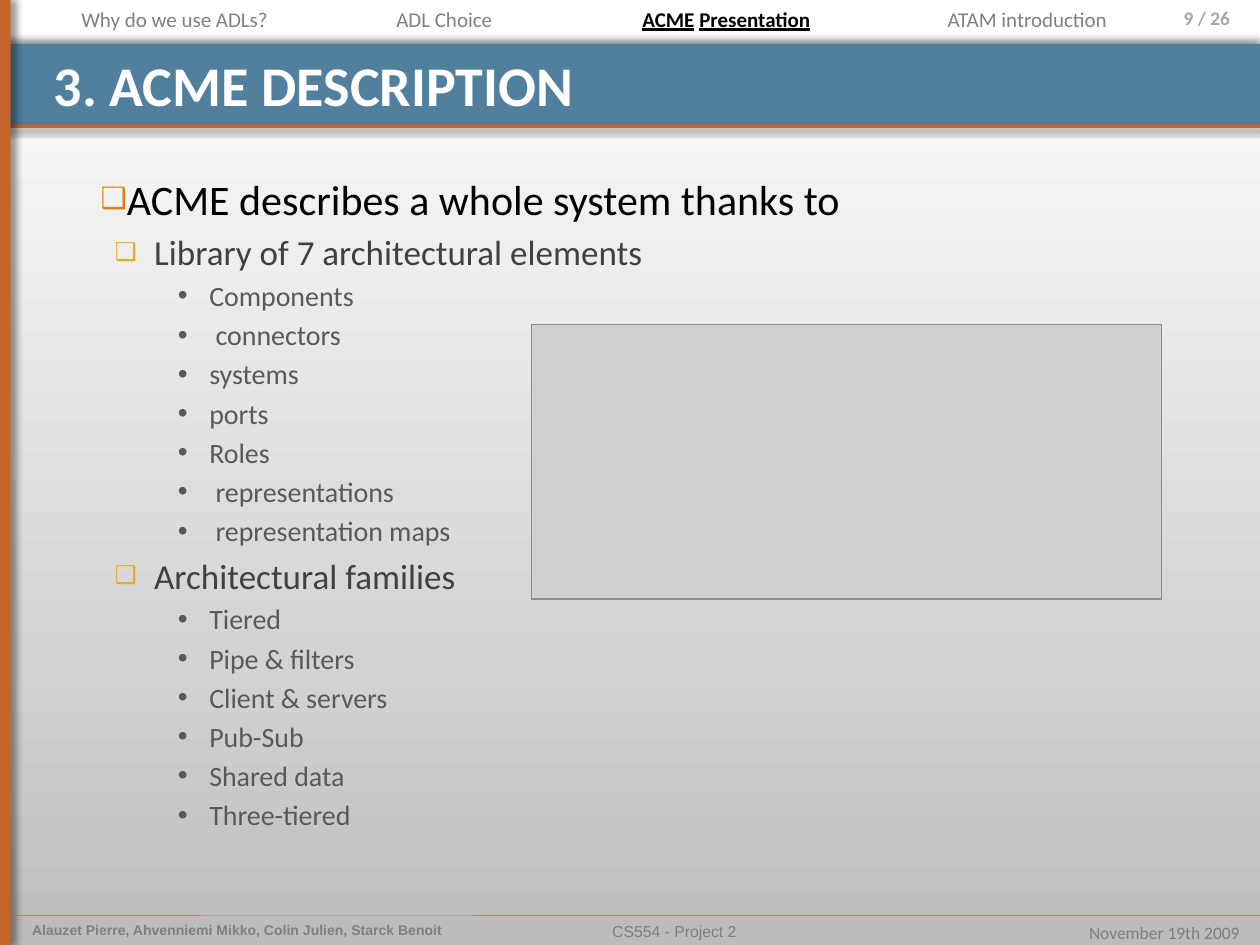
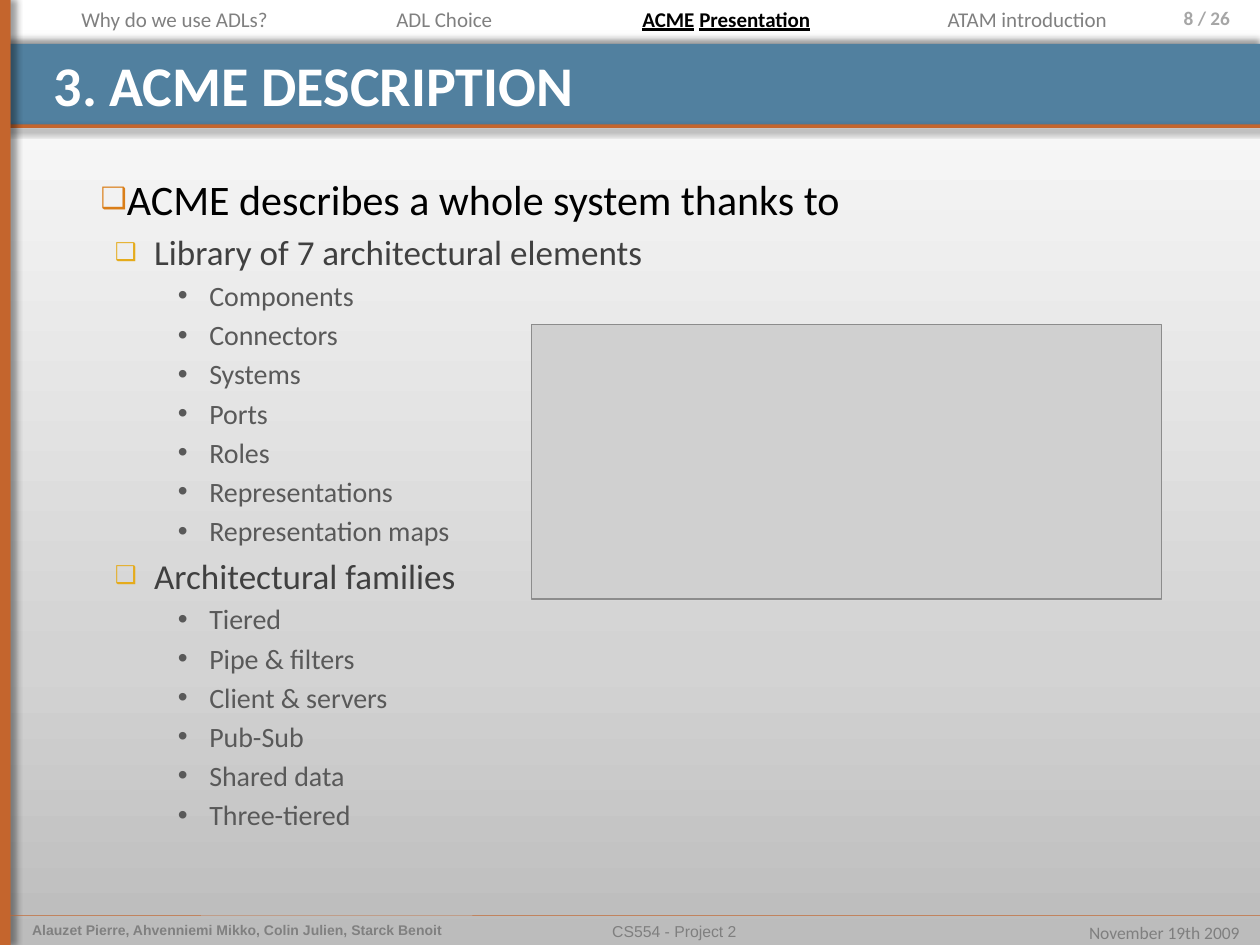
Before and after one commit to pierrealauzet/euroteam, a slide deck: slide 8 of Project 2/Part2/CS554_EuroTeam_Project2_OP5.pptx (slide 9 before the commit). Drawn at 1260x945 pixels with LibreOffice and Linux fonts; fonts in the diff are those of the drawing; grey boxes stand for pictures. Boxes give left, top, right and bottom in pixels: in the first picture for what was removed or moved away, otherwise in the second. Text is boxed around its words. In the diff, an @@ line names an element or a change of style, - is before the commit and + after.

```diff
--- a/Project 2/Part2/CS554_EuroTeam_Project2_OP5.pptx
+++ b/Project 2/Part2/CS554_EuroTeam_Project2_OP5.pptx
@@ page number at [1184,12,1230,25]: text changed @@
-9 / 26
+8 / 26
@@ text at [209,327,338,424]: text changed @@
-    • connectors
-    • systems
-    • ports
+    • Connectors
+    • Systems
+    • Ports
@@ text at [209,483,449,546]: text changed @@
-    • representations
-    • representation maps
+    • Representations
+    • Representation maps
```
Also in this commit, not shown: 3 other slides changed, 5 slides removed.
